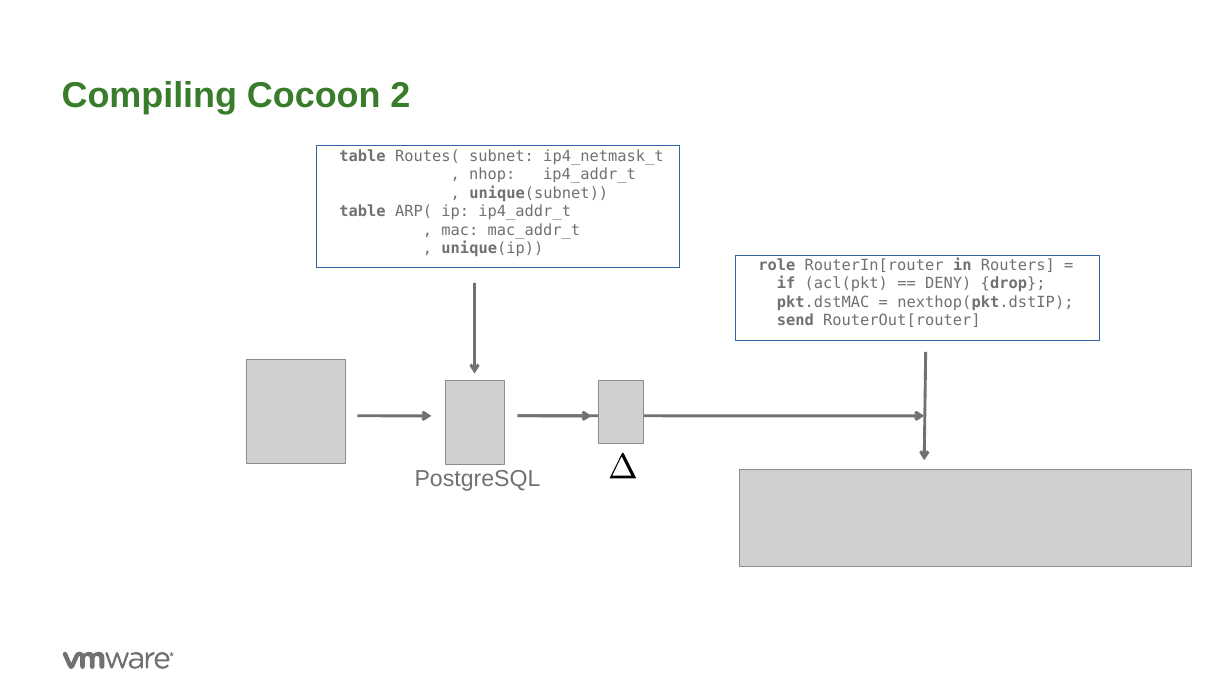
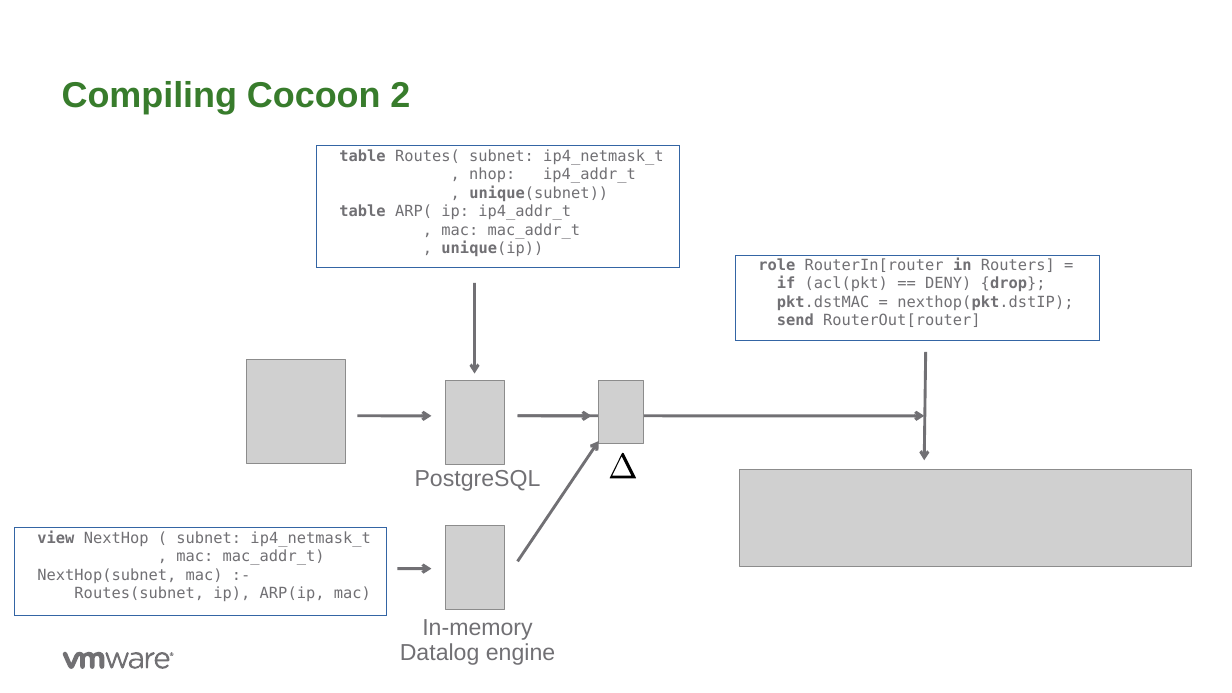
Before and after one commit to ryzhyk/cocoon, a slide deck: slide 13 of doc/wnv17/cocoon.odp. Drawn at 1232x693 pixels with LibreOffice and Linux fonts; fonts in the diff are those of the drawing; grey boxes stand for pictures; background and template pictures are left out. Boxes give left, top, right and bottom in pixels: in the first picture for what was removed or moved away, otherwise in the second. Text is boxed around its words. In the diff, an @@ line names an element or a change of style, - is before the commit and + after.

Commit message:
updated presentation

```diff
--- a/doc/wnv17/cocoon.odp
+++ b/doc/wnv17/cocoon.odp
@@ arrow added from (518, 561) to (599, 441), #717074 2.24 pt @@
@@ text added at (15, 528, 387, 615), outline #3465A4 0 pt, 12 pt, text #717074 @@
+view NextHop ( subnet: ip4_netmask_t
+, mac: mac_addr_t)
+NextHop(subnet, mac) :-
+Routes(subnet, ip), ARP(ip, mac)
@@ picture added at (445, 526, 505, 610) @@
@@ arrow added from (397, 568) to (432, 568), #717074 2.24 pt @@
@@ text added at (400, 619, 555, 665), 18 pt, text #717074 @@
+In-memory
+Datalog engine
```
